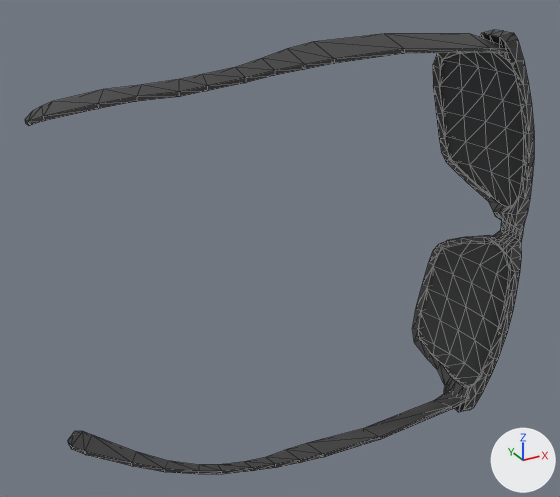
The glTF model public/models/glasses2.glb, before and after one commit.
One viewpoint serves both versions: a camera (50 mm lens) standing at (-37.6, -45.2, 23.6) and looking at (-12.1, 1.1, 0.5). Lighting does not change. The marker at lower right points along +X, +Y and +Z. Mesh edges are drawn as thin lines. Where no turn or scale is listed for an object, it has been applied to the vertices. Vertices at the same position are counted once.

Names of what the first picture shows: 'Glasses_Glasses1_0', 'Glasses_Glasses2_0', 'Glasses_Lenses_0'.
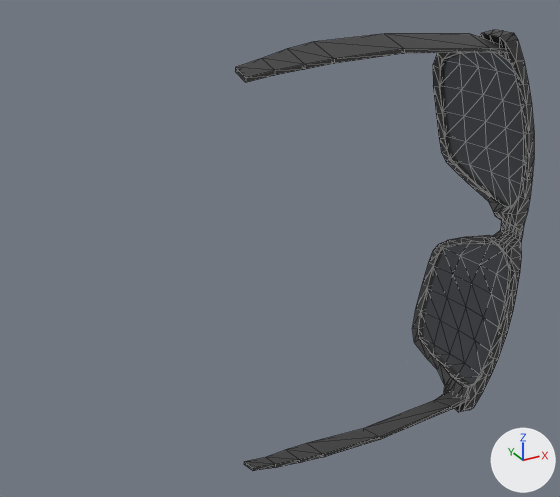
The newer file is also rescaled (x0.812), turned or shifted as a whole; pictures and numbers use the older file's frame.

Pixel boxes [x1, y1, x2, y2] of what changed, in the pictures (560 x 497 px):
'Glasses_Lenses_0', surface changed
    both: [419, 53, 523, 385]
'Glasses_Glasses2_0', reshaped (43% narrower)
    before: [25, 34, 508, 474]
    after: [235, 34, 508, 471]
part 1 of me_glasses_glasses2_0, deleted
    before: [25, 67, 246, 126]
part 2 of me_glasses_glasses2_0, deleted (black)
    before: [68, 431, 253, 474]

What changed in the scene script:
```text
Change mat_lenses:
    where n2 = _N.new('ShaderNodeMath'); n2.name = 'Math'
    n2.inputs[1].default_value: 0.835 -> 0.635  # 'Value'
Change me_glasses_glasses2_0:
    used by ob_glasses_glasses2_0; location = (6.44, -0.36, 0.59)
    remove me_glasses_glasses2_0.from_pydata(...)  # 112 vertices, 216 faces; spans x -35.5..-4.1, y -5.3..2.7, z -15.6..15.6
    add me_glasses_glasses2_0.from_pydata(...)  # 56 vertices, 100 faces; spans x -24.1..-4.1, y -5.3..-2.6, z -15.6..15.6
    me_glasses_glasses2_0 part 1
    28 vertices are removed from x -35.5..-26.1, y -4.2..2.7, z 11.4..14.2
    58 faces are deleted
    me_glasses_glasses2_0 part 2
    28 vertices are removed from x -35.5..-26.1, y -4.2..2.7, z -14.2..-11.4
    58 faces are deleted
```
